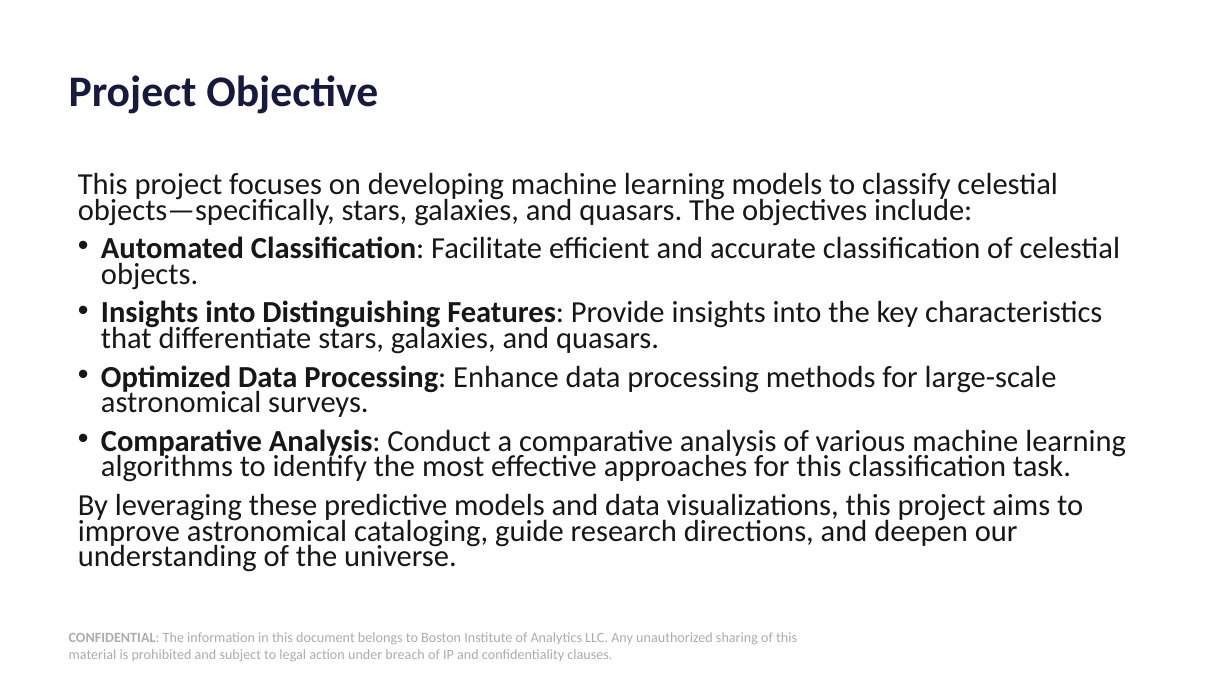
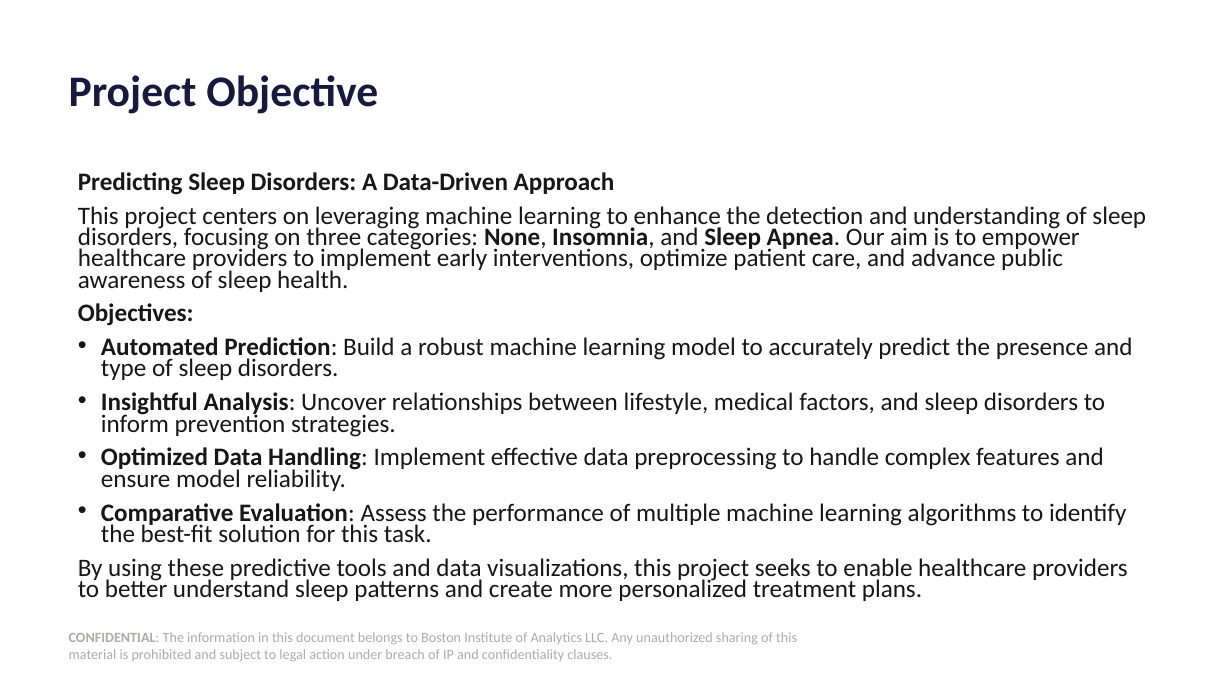
Before and after one commit to NavyaSai-V/predict-Sleep-Disorder, a slide deck: slide 3 of PPT Sleep disorder.pptx. Drawn at 1232x693 pixels with LibreOffice and Linux fonts; fonts in the diff are those of the drawing; background and template pictures are left out. Boxes give left, top, right and bottom in pixels: in the first picture for what was removed or moved away, otherwise in the second. Text is boxed around its words. In the diff, an @@ line names an element or a change of style, - is before the commit and + after.

Commit message:
PPT

```diff
--- a/PPT Sleep disorder.pptx
+++ b/PPT Sleep disorder.pptx
@@ text at (78,172,1146,601): text changed; size 23.8 to 19.6 pt @@
-This project focuses on developing machine learning models to classify celestial objects—specifically, stars, galaxies, and quasars. The objectives include:
-• Automated Classification: Facilitate efficient and accurate classification of celestial objects.
-• Insights into Distinguishing Features: Provide insights into the key characteristics that differentiate stars, galaxies, and quasars.
-• Optimized Data Processing: Enhance data processing methods for large-scale astronomical surveys.
-• Comparative Analysis: Conduct a comparative analysis of various machine learning algorithms to identify the most effective approaches for this classification task.
-By leveraging these predictive models and data visualizations, this project aims to improve astronomical cataloging, guide research directions, and deepen our understanding of the universe.
+Predicting Sleep Disorders: A Data-Driven Approach
+This project centers on leveraging machine learning to enhance the detection and understanding of sleep disorders, focusing on three categories: None, Insomnia, and Sleep Apnea. Our aim is to empower healthcare providers to implement early interventions, optimize patient care, and advance public awareness of sleep health.
+Objectives:
+• Automated Prediction: Build a robust machine learning model to accurately predict the presence and type of sleep disorders.
+• Insightful Analysis: Uncover relationships between lifestyle, medical factors, and sleep disorders to inform prevention strategies.
+• Optimized Data Handling: Implement effective data preprocessing to handle complex features and ensure model reliability.
+• Comparative Evaluation: Assess the performance of multiple machine learning algorithms to identify the best-fit solution for this task.
+By using these predictive tools and data visualizations, this project seeks to enable healthcare providers to better understand sleep patterns and create more personalized treatment plans.
```
Also in this commit, not shown: 13 other slides changed, 4 slides added, 1 slide removed.
